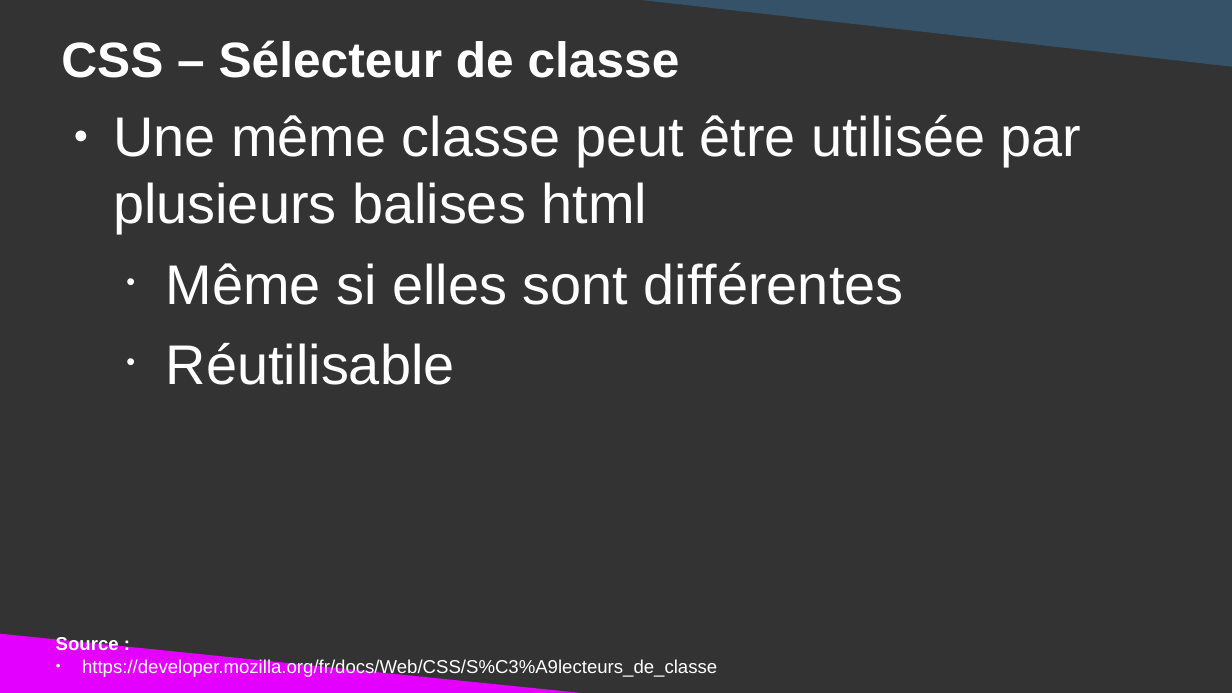
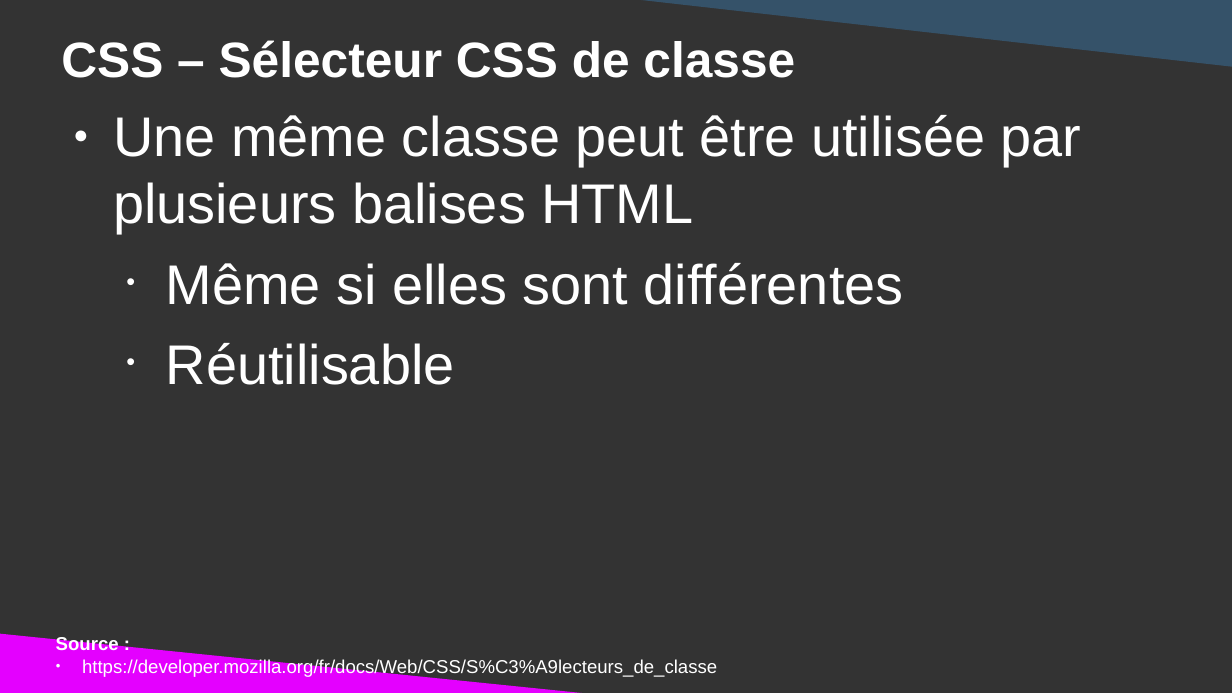
Before and after one commit to DanYellow/cours, a slide deck: slide 28 of integration-web-s1/travaux-pratiques/numero-2/presentation.odp (slide 29 before the commit). Drawn at 1232x693 pixels with LibreOffice and Linux fonts; fonts in the diff are those of the drawing. Boxes give left, top, right and bottom in pixels: in the first picture for what was removed or moved away, otherwise in the second. Text is boxed around its words. In the diff, an @@ line names an element or a change of style, - is before the commit and + after.

```diff
--- a/integration-web-s1/travaux-pratiques/numero-2/presentation.odp
+++ b/integration-web-s1/travaux-pratiques/numero-2/presentation.odp
@@ title at [61,40,795,78]: text changed @@
-CSS – Sélecteur de classe
+CSS – Sélecteur CSS de classe
@@ text at [113,115,1082,233]: text changed @@
-● Une même classe peut être utilisée par plusieurs balises html
+● Une même classe peut être utilisée par plusieurs balises HTML
```
Also in this commit, not shown: 27 other slides changed, 1 slide added, 2 slides removed, 3 other files.
